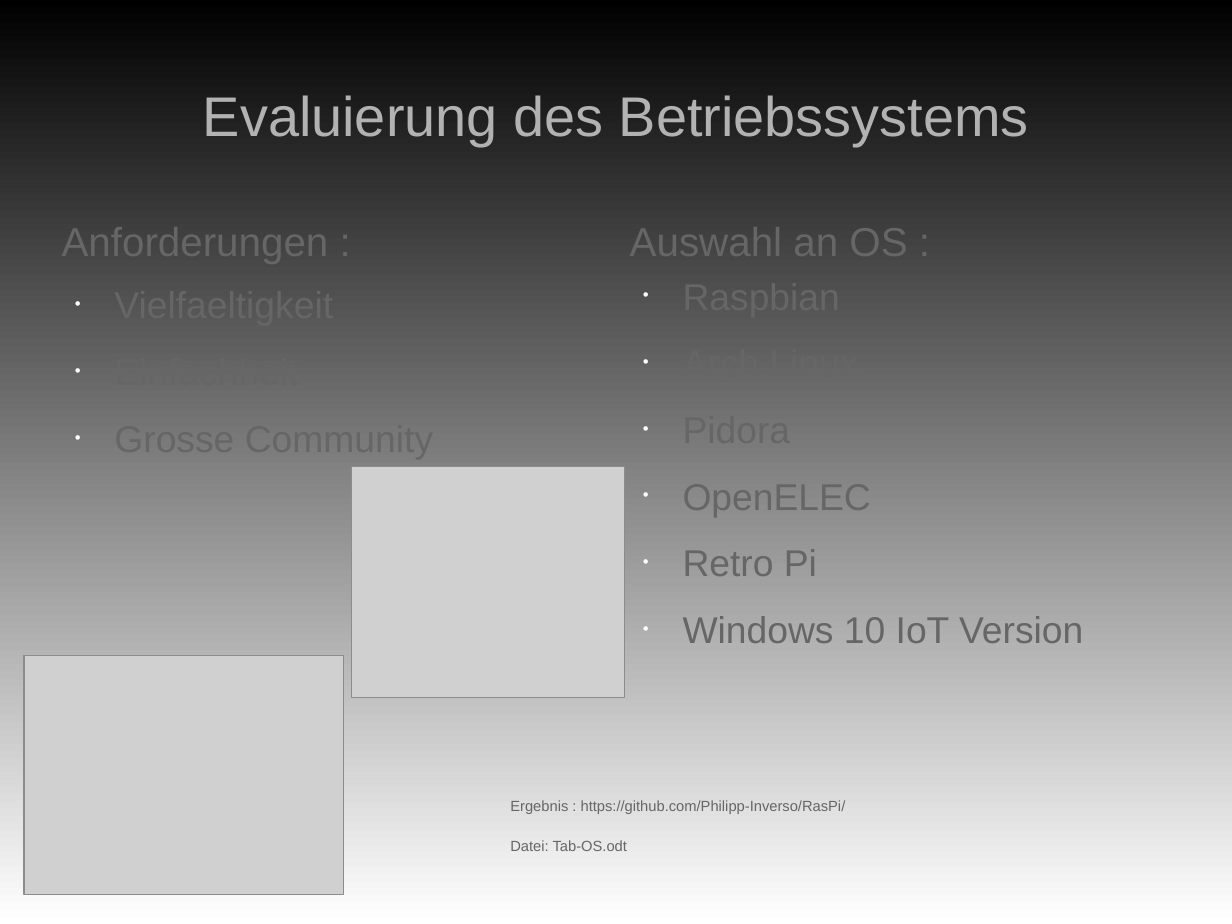
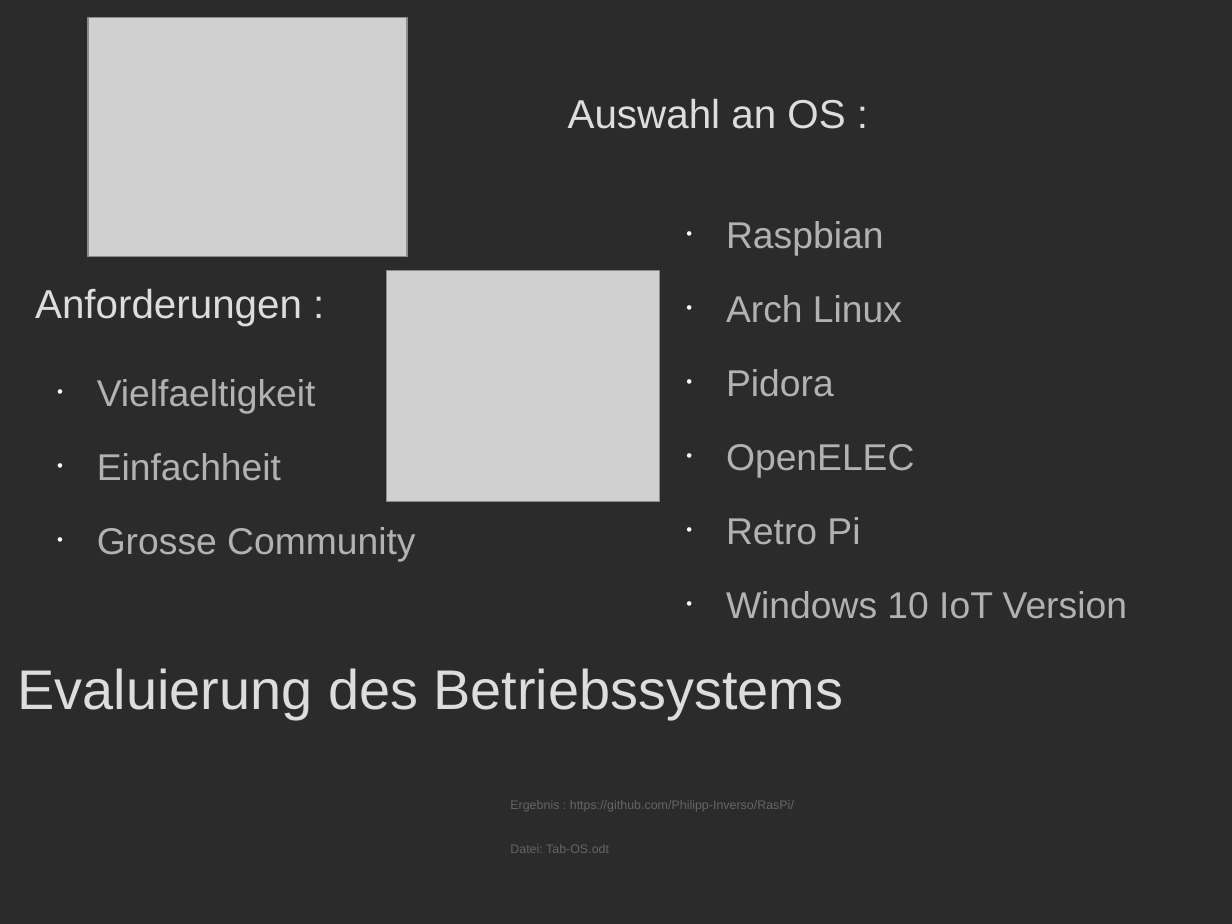
Before and after one commit to Philipp-Inverso/RasPi, a slide deck: slide 2 of HardwareAufgaben.odp. Drawn at 1232x924 pixels with LibreOffice and Linux fonts; fonts in the diff are those of the drawing; grey boxes stand for pictures; background and template pictures are left out; a plain dark background stands for a picture behind light text. Boxes give left, top, right and bottom in pixels: in the first picture for what was removed or moved away, otherwise in the second. Text is boxed around its words. In the diff, an @@ line names an element or a change of style, - is before the commit and + after.

```diff
--- a/HardwareAufgaben.odp
+++ b/HardwareAufgaben.odp
@@ background gradient #000000 to #FFFFFF to picture (left out) @@
@@ picture: place and size @@
-picture at (25, 656, 344, 895)
+picture at (88, 18, 408, 257)
@@ text "Auswahl an OS :" at (568, 98, 845, 129): text colour #666666 to #DDDDDD; more space between paragraphs @@
@@ text "Auswahl an OS :": place and size @@
-text "Auswahl an OS :" at (630, 220, 907, 265)
+text "Auswahl an OS :" at (568, 98, 845, 129)
@@ text "Raspbian": place and size @@
-text "Raspbian" at (683, 476, 1083, 643)
+text "Raspbian" at (726, 221, 1127, 619)
@@ text "Raspbian" at (726, 221, 1127, 619): text colour #666666 to #B2B2B2; more space between paragraphs @@
@@ text "Anforderungen :": place and size @@
-text "Anforderungen :" at (62, 220, 329, 265)
+text "Anforderungen :" at (35, 288, 302, 326)
@@ text "Anforderungen :" at (35, 288, 302, 326): text colour #666666 to #DDDDDD; more space between paragraphs @@
@@ picture: place and size @@
-picture at (351, 466, 625, 696)
+picture at (387, 271, 661, 501)
@@ text added at (97, 379, 415, 562), 24 pt, text #B2B2B2 @@
+• Vielfaeltigkeit
+• Einfachheit
+• Grosse Community
@@ title "Evaluierung des Betriebssystems": place and size @@
-title "Evaluierung des Betriebssystems" at (203, 95, 1029, 146)
+title "Evaluierung des Betriebssystems" at (18, 668, 844, 719)
@@ title "Evaluierung des Betriebssystems" at (18, 668, 844, 719): text colour #B2B2B2 to #DDDDDD; alignment centre to left @@
@@ text "Ergebnis : https://github.com/Philipp-Inverso/RasPi/" at (510, 800, 794, 853): size 9.5 to 8 pt; more space between paragraphs @@
```
Also in this commit, not shown: 2 other slides changed, 1 other file.
